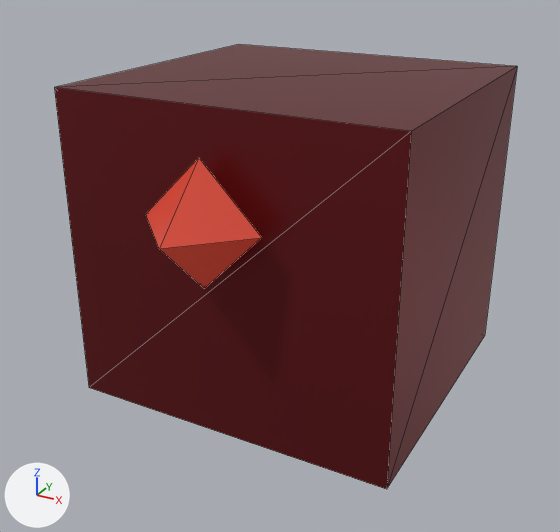
What one commit did to the glTF model src/client/dev_viewer/models/modular_heroes/dk_helmet_base.glb.
The view is the same before and after, from a 50 mm lens placed at (0.331, -0.643, 0.317), pointed at (0.001, -0.043, 0.017). Lighting does not change. The marker at lower left points along +X, +Y and +Z. The first picture is the older version. Mesh edges are drawn as thin lines. Where no turn or scale is listed for an object, it has been applied to the vertices. Vertices at exactly the same position are counted once.

In view in the first picture: 'helm', 'helmet_gem'.
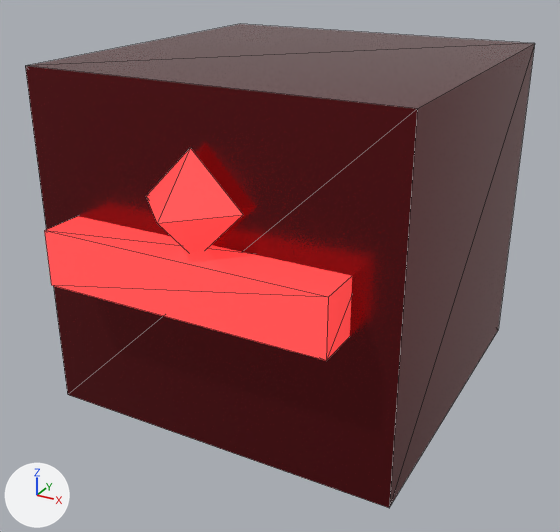
Where the change shows, as pixel boxes [x1, y1, x2, y2] in the pictures (560 x 532 px):
'helm', surface changed, moved, rescaled (10% wider, 9% taller)
    before: [54, 44, 517, 489]
    after: [25, 24, 535, 508]
'visor_slit', added (red)
    after: [44, 216, 352, 361]
'helmet_gem', recoloured, surface changed, moved, rescaled (16% narrower, 20% shorter)
    before: [146, 158, 262, 288]
    after: [146, 148, 243, 252]

What the commit changed:
In material 'Material_0' (mat_material_0), roughness goes from 0.38 to 0.24.
Material 'Material_1' (mat_material_1) changes colour from red #d54735 to red #ef4444; in linear values from (0.665, 0.063, 0.0356) to (0.863, 0.0578, 0.0578).
In material 'Material_1' (mat_material_1), emission_strength goes from 0.15 to 0.8.
me_mesh_0 is used by ob_helm; location (0.0, 0.0, 0.04).
me_mesh_0 had 8 vertices, 12 faces and spanned x -0.16..0.16, y -0.15..0.15, z -0.15..0.15.
me_mesh_0 now has 8 vertices, 12 faces and spans x -0.17..0.17, y -0.17..0.17, z -0.16..0.16.
me_mesh_0 part 1: the whole mesh is scaled about its middle by (1.06, 1.13, 1.07).
me_mesh_1 is used by ob_helmet_gem; location (0.0, -0.17, 0.1).
me_mesh_1 had 6 vertices, 8 faces and spanned x -0.055..0.055, y -0.055..0.055, z -0.055..0.055.
me_mesh_1 now has 6 vertices, 8 faces and spans x -0.045..0.045, y -0.045..0.045, z -0.045..0.045.
me_mesh_1 part 2: the whole mesh is scaled about its middle by 0.818.
Mesh me_mesh_1_1 is new.
It is a box spanning x -0.13..0.13, y -0.03..0.03, z -0.025..0.025.
It uses material mat_material_1 (red #ef4444, glowing red #ef4444).
Object 'helm' (ob_helm) moves from (0.0, 0.0, 0.04) to (0.0, 0.0, 0.05).
Object 'helmet_gem' (ob_helmet_gem) moves from (0.0, -0.17, 0.1) to (0.0, -0.18, 0.12).
Object 'visor_slit' (ob_visor_slit) is new; it shows me_mesh_1_1.
Its location is (0.0, -0.18, 0.06).
